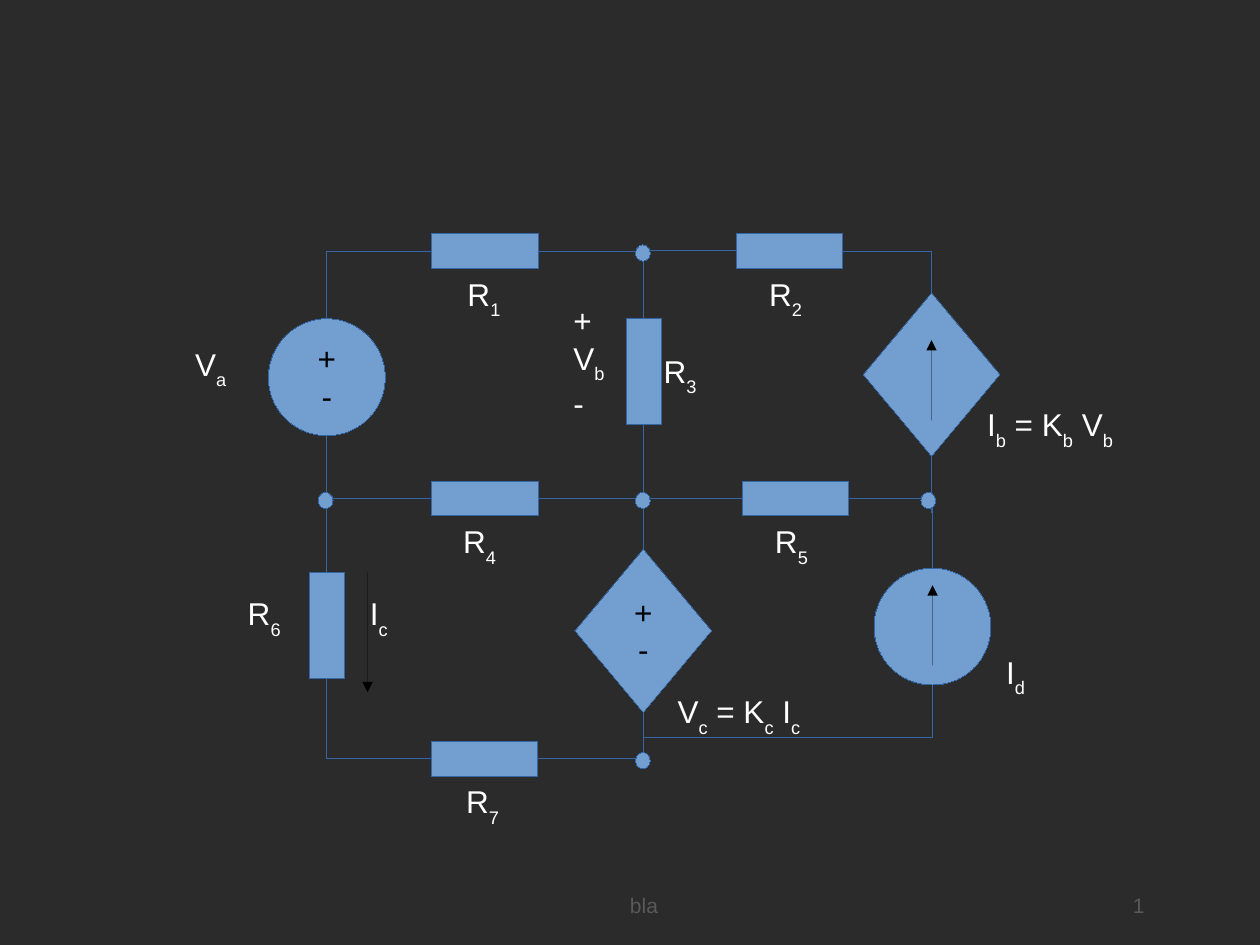
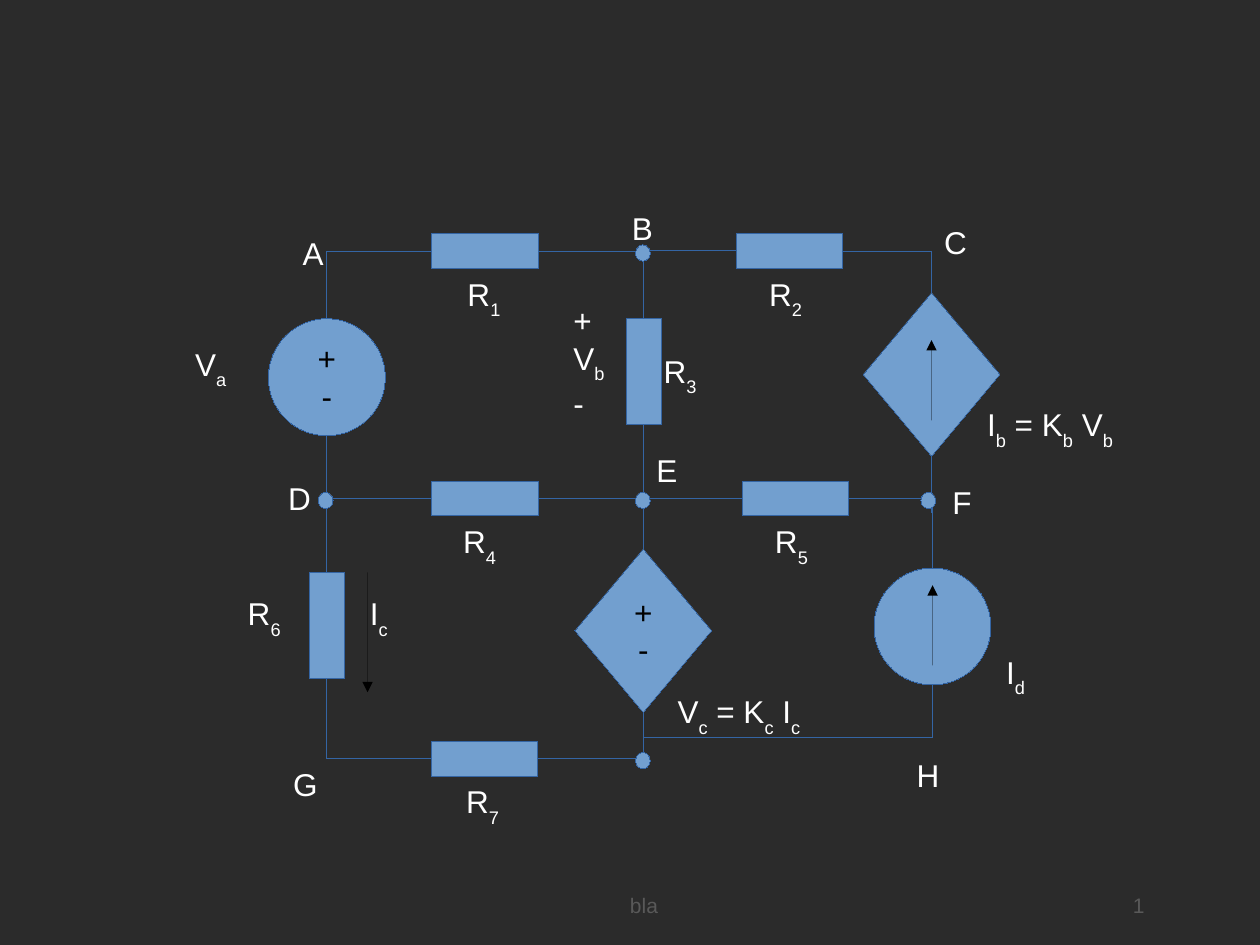
Before and after one commit to diogo-s-simoes/ist-tcfe, a slide deck: slide 1 of t1/doc/t1.odp. Drawn at 1260x945 pixels with LibreOffice and Linux fonts; fonts in the diff are those of the drawing; background and template pictures are left out; a plain dark background stands for a picture behind light text. Boxes give left, top, right and bottom in pixels: in the first picture for what was removed or moved away, otherwise in the second. Text is boxed around its words. In the diff, an @@ line names an element or a change of style, - is before the commit and + after.

```diff
--- a/t1/doc/t1.odp
+++ b/t1/doc/t1.odp
@@ text added at <box>632,218,653,246</box>, 18 pt, text #FFFFFF @@
+B
@@ text added at <box>944,232,967,255</box>, 18 pt, text #FFFFFF @@
+C
@@ text added at <box>303,243,324,265</box>, 18 pt, text #FFFFFF @@
+A
@@ text added at <box>656,460,677,482</box>, 18 pt, text #FFFFFF @@
+E
@@ text added at <box>288,488,311,510</box>, 18 pt, text #FFFFFF @@
+D
@@ text added at <box>952,492,971,514</box>, 18 pt, text #FFFFFF @@
+F
@@ text added at <box>293,774,317,797</box>, 18 pt, text #FFFFFF @@
+G
@@ text added at <box>917,765,940,787</box>, 18 pt, text #FFFFFF @@
+H
```
Also in this commit, not shown: 8 other files.
